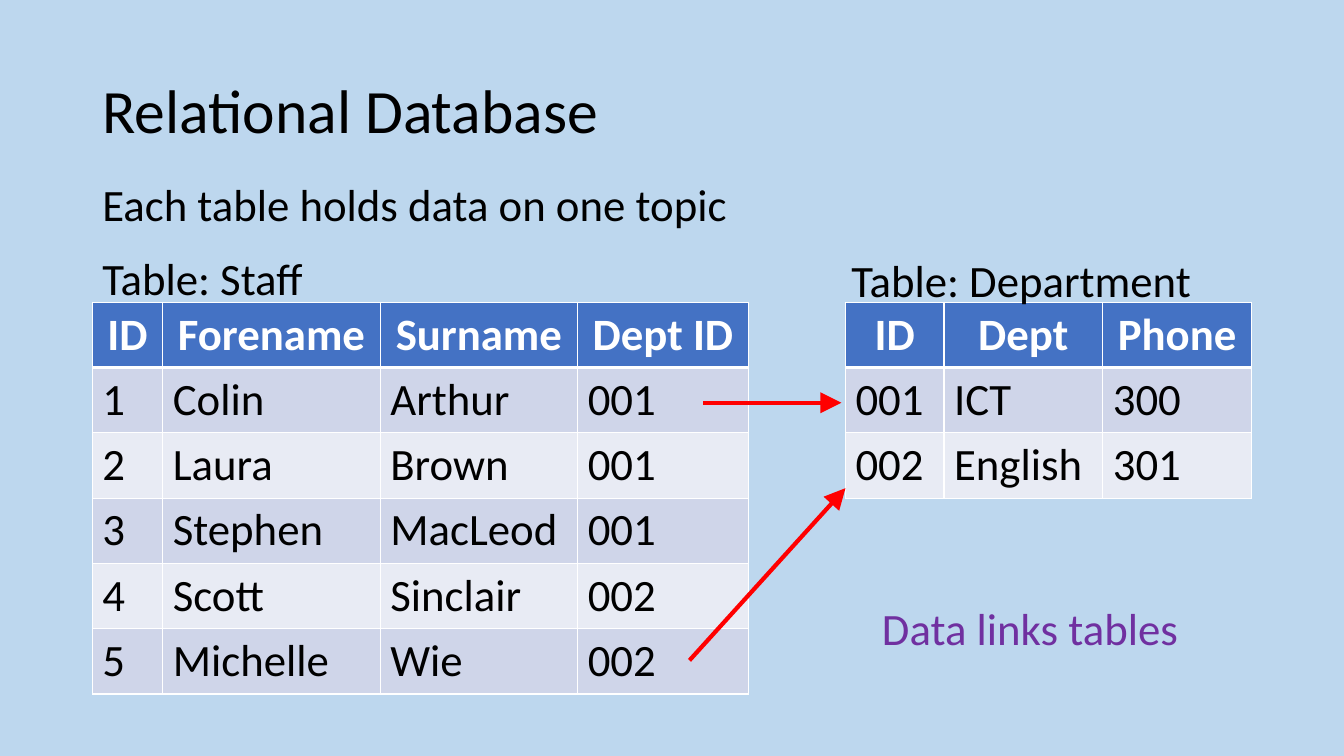
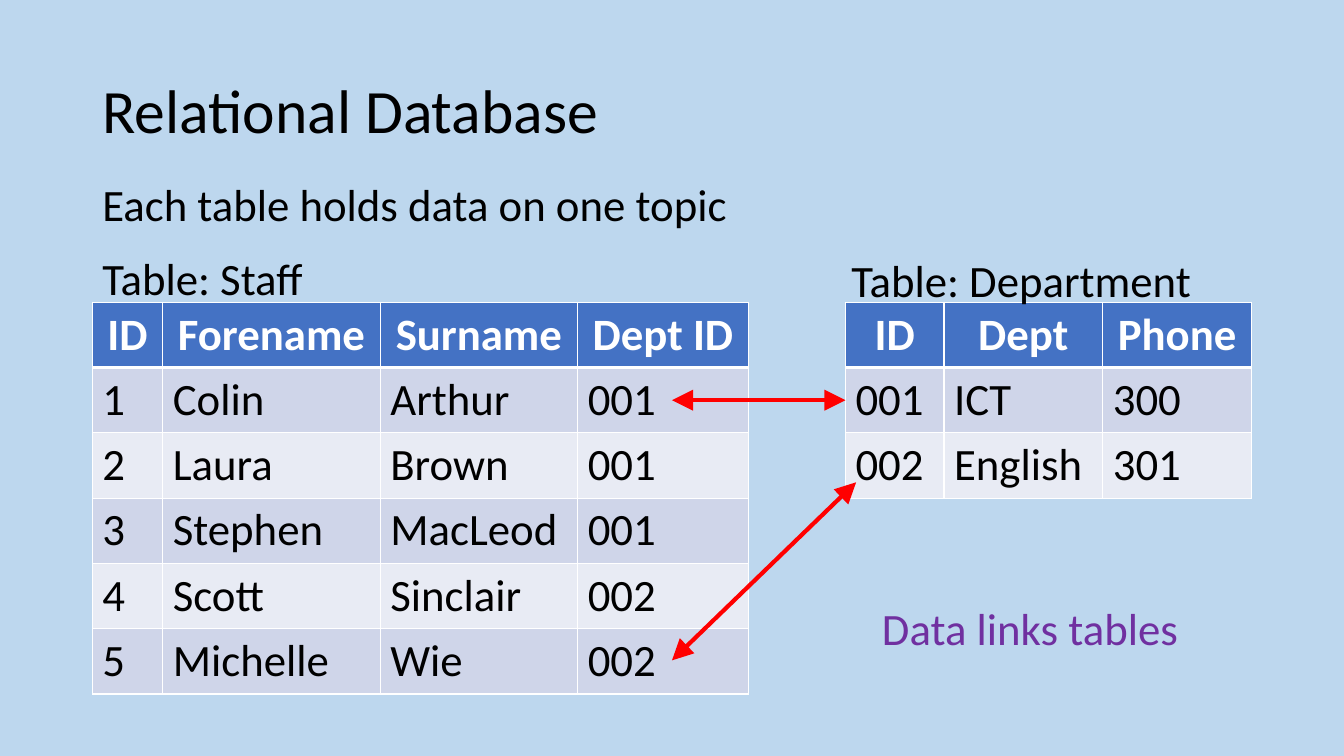
Before and after one commit to MrFriendCS/MrFriendCS.github.io, a slide deck: slide 9 of n5/ddd/N5 CS DDD Slides.pptx. Drawn at 1344x756 pixels with LibreOffice and Linux fonts; fonts in the diff are those of the drawing. Boxes give left, top, right and bottom in pixels: in the first picture for what was removed or moved away, otherwise in the second. Text is boxed around its words. In the diff, an @@ line names an element or a change of style, - is before the commit and + after.

```diff
--- a/n5/ddd/N5 CS DDD Slides.pptx
+++ b/n5/ddd/N5 CS DDD Slides.pptx
@@ arrow moved from (704, 403) - (842, 403) to (673, 400) - (846, 400) @@
@@ arrow (673, 400) - (846, 400): arrow to double arrow @@
@@ arrow moved from (690, 660) - (846, 488) to (673, 660) - (856, 482) @@
@@ arrow (673, 660) - (856, 482): arrow to double arrow @@
```
Also in this commit, not shown: 5 other slides changed, 3 slides added, 2 other files.
